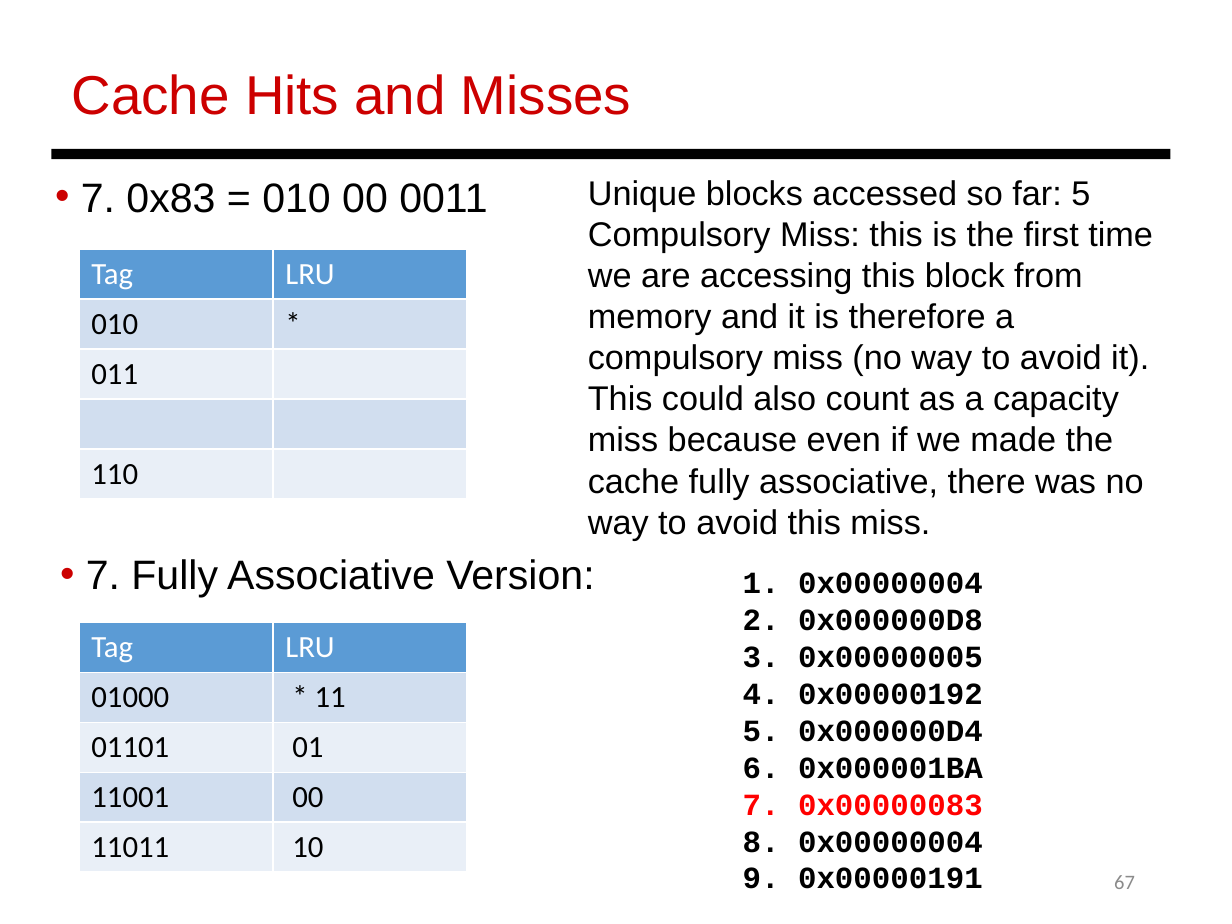
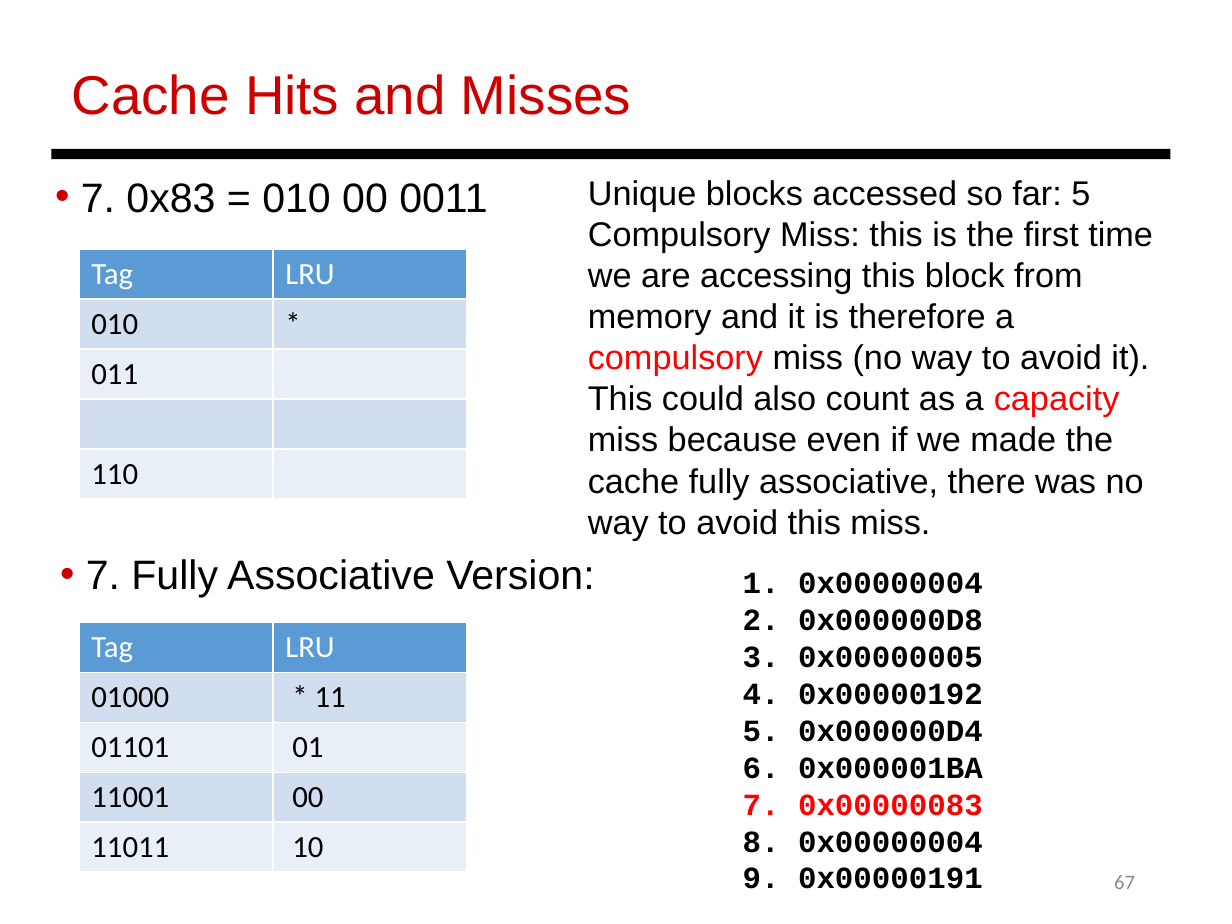
Before and after one commit to LjBLincoln/Computer-Organization, a slide deck: slide 67 of PPT/Review.pptx. Drawn at 1232x924 pixels with LibreOffice and Linux fonts; fonts in the diff are those of the drawing. Boxes give left, top, right and bottom in pixels: in the first picture for what was removed or moved away, otherwise in the second. Text is boxed around its words. In the diff, an @@ line names an element or a change of style, - is before the commit and + after.

```diff
--- a/PPT/Review.pptx
+++ b/PPT/Review.pptx
@@ text at bbox=[588, 221, 1153, 540]: text colour #000000 to #FF0000 in "compulsory capacity" @@
```
Also in this commit, not shown: 12 other slides changed, 10 other files.
